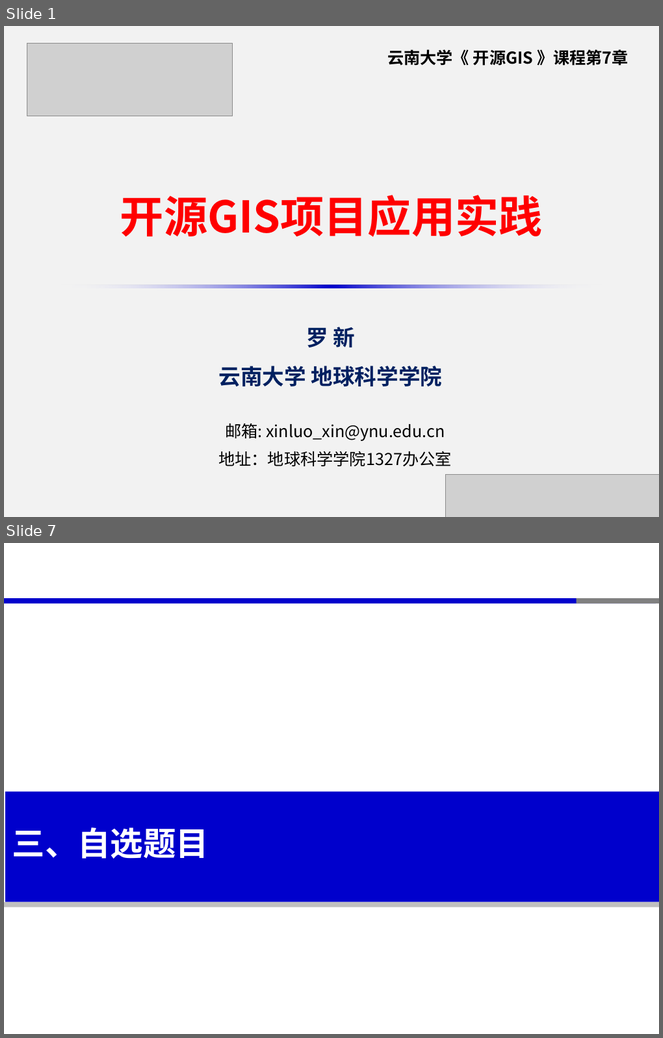
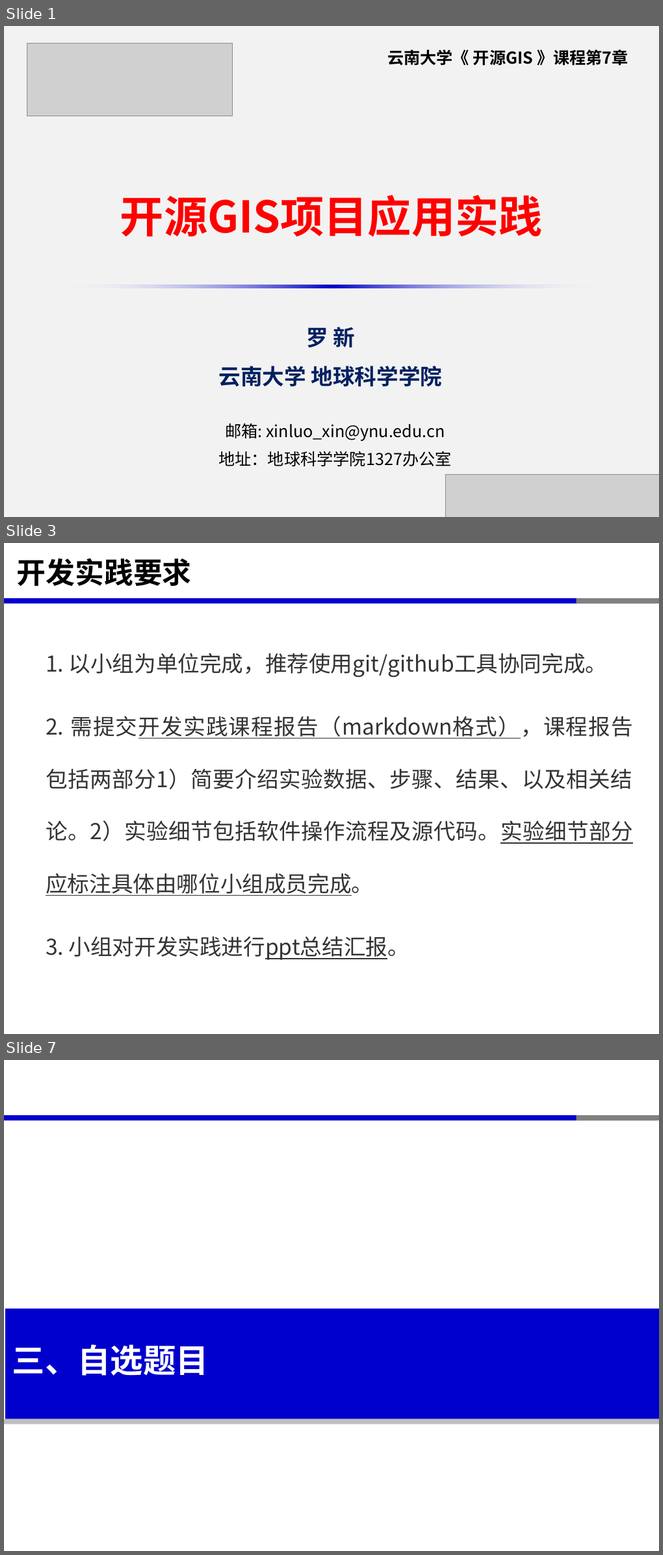
Before and after one commit to xinluo2018/open-source-gis-course, a slide deck: 第7章-开源GIS项目实践-6课时/第7章-开源GIS项目应用实践.pptx. Shown one above the other, each under a label of ours: slides 1 and 7 before the commit, slides 1, 3 and 7 after it; the slides between them are not shown. The pictures are 663x1038 and 663x1555 pixels, drawn with LibreOffice and Linux fonts; fonts in the diff are those of the drawing; grey boxes stand for pictures. Boxes give left, top, right and bottom in pixels: in the first picture for what was removed or moved away, otherwise in the second. Text is boxed around its words. In the diff, an @@ line names an element or a change of style, - is before the commit and + after.

```diff
--- a/第7章-开源GIS项目实践-6课时/第7章-开源GIS项目应用实践.pptx
+++ b/第7章-开源GIS项目实践-6课时/第7章-开源GIS项目应用实践.pptx
@@ slide 3 added at box(4, 543, 659, 1034), background #FFFFFF; not listed: 3 template elements that a slide beside it also shows @@
@@ title added at box(17, 558, 192, 586), 32 pt, text #000000, bold @@
+开发实践要求
@@ text added at box(46, 653, 633, 960), 24 pt, text #333333 @@
+1. 以小组为单位完成，推荐使用git/github工具协同完成。
+2. 需提交开发实践课程报告（markdown格式），课程报告包括两部分1）简要介绍实验数据、步骤、结果、以及相关结论。2）实验细节包括软件操作流程及源代码。实验细节部分应标注具体由哪位小组成员完成。
+3. 小组对开发实践进行ppt总结汇报。
```
Also in this commit, not shown: 4 slides changed, 1 other slide added, 2 slides removed, 7 other files.
